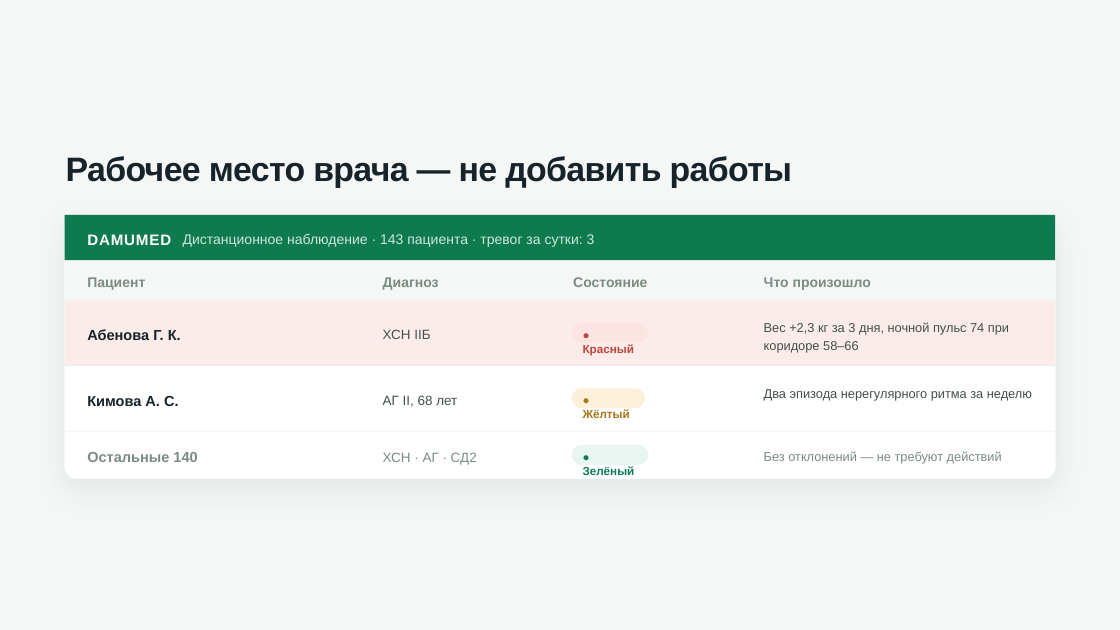
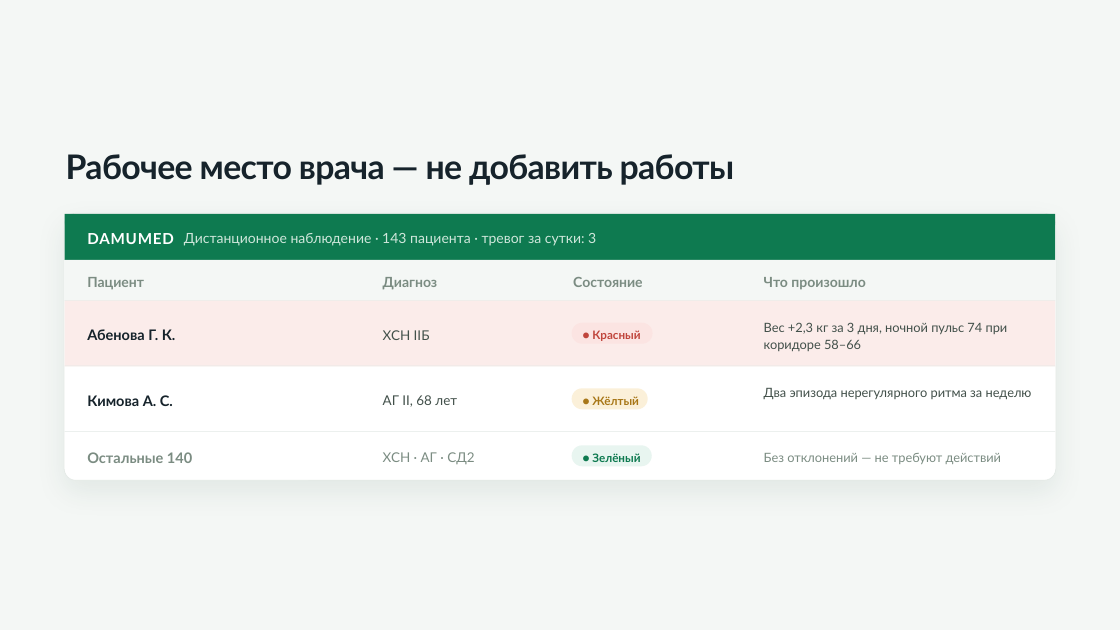
Before and after one commit to Beibute/damumed-band, a slide deck: slide 12 of files/damumed-band-prezentaciya.pptx. Drawn at 1120x630 pixels with LibreOffice and Linux fonts; fonts in the diff are those of the drawing. Boxes give left, top, right and bottom in pixels: in the first picture for what was removed or moved away, otherwise in the second. Text is boxed around its words. In the diff, an @@ line names an element or a change of style, - is before the commit and + after.

```diff
--- a/files/damumed-band-prezentaciya.pptx
+++ b/files/damumed-band-prezentaciya.pptx
@@ text "Рабочее место врача — не ..." at box(66, 154, 734, 185): font Arial to Lato; line spacing 0.91 to 0.87 @@
@@ rounded rectangle: place and size @@
-rounded rectangle at box(572, 323, 648, 342)
+rounded rectangle at box(572, 323, 653, 344)
@@ font Arial to Lato in 16 elements at box(383, 330, 430, 340), box(383, 395, 457, 407), box(764, 453, 1002, 464), box(764, 277, 865, 289), box(87, 329, 176, 340), box(87, 277, 144, 289), box(383, 277, 437, 290), box(573, 277, 643, 287), box(383, 452, 474, 464), box(87, 452, 192, 463), box(87, 395, 173, 406), box(184, 233, 596, 246), box(87, 233, 174, 244), box(592, 396, 639, 405), box(592, 453, 640, 462), box(592, 330, 640, 341) @@
@@ text "Вес +2,3 кг за 3 ..." at box(764, 322, 1008, 351): font Arial to Lato; line spacing 1.19 to 1.12 @@
@@ text "Два эпизода нерегулярного ритма за ..." at box(764, 388, 1032, 399): font Arial to Lato; line spacing 1.19 to 1.12 @@
@@ rounded rectangle: place and size @@
-rounded rectangle at box(572, 445, 648, 465)
+rounded rectangle at box(572, 445, 652, 466)
```
Also in this commit, not shown: 15 other slides changed.
